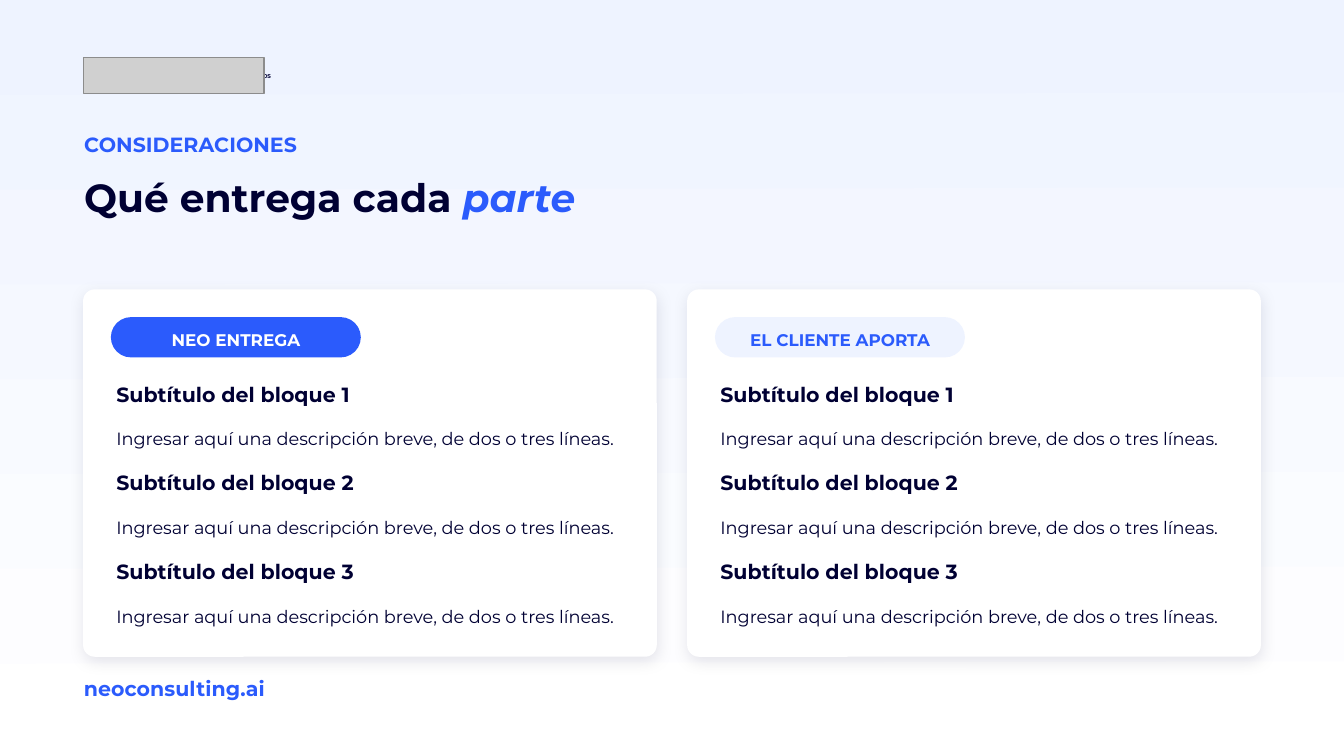
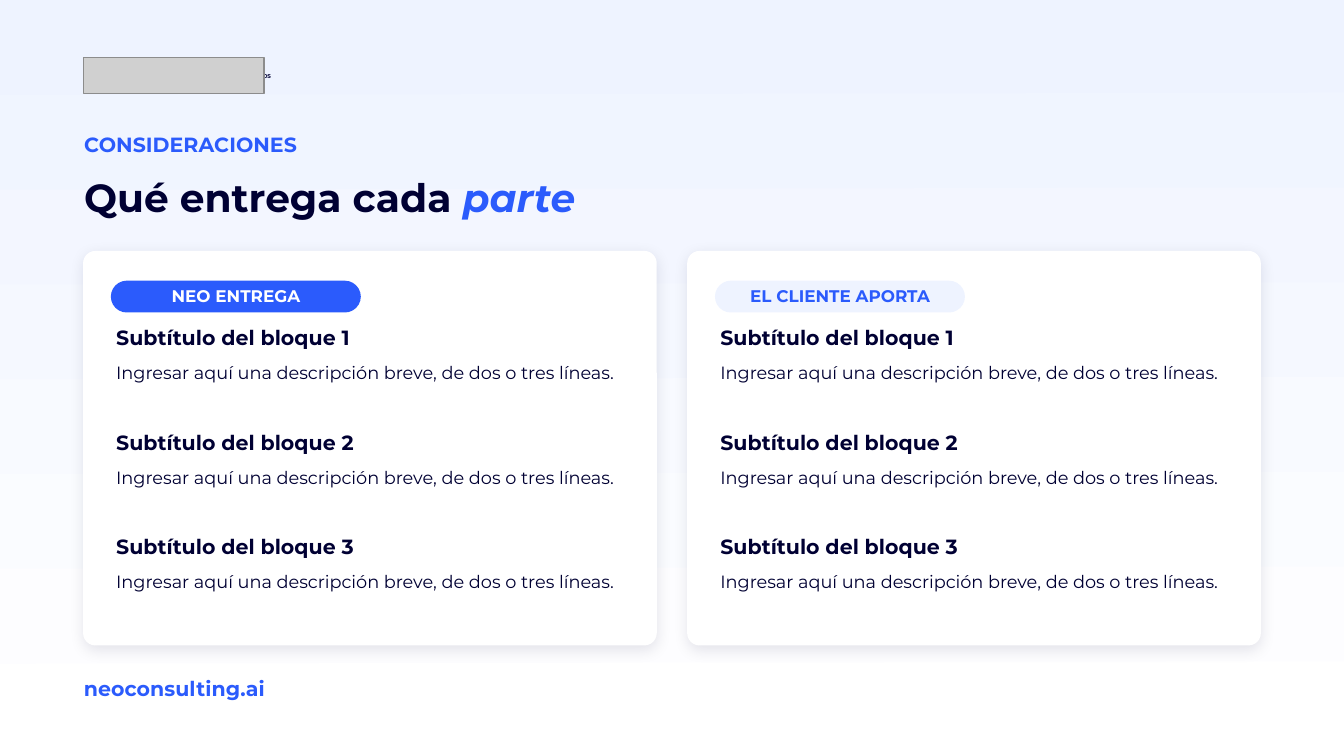
Before and after one commit to miguelchumacero/plantilla-base-deck, a slide deck: slide 27 of plantilla-base.pptx. Drawn at 1344x756 pixels with LibreOffice and Linux fonts; fonts in the diff are those of the drawing; grey boxes stand for pictures; background and template pictures are left out. Boxes give left, top, right and bottom in pixels: in the first picture for what was removed or moved away, otherwise in the second. Text is boxed around its words. In the diff, an @@ line names an element or a change of style, - is before the commit and + after.

```diff
--- a/plantilla-base.pptx
+++ b/plantilla-base.pptx
@@ rounded rectangle: place and size @@
-rounded rectangle at <box>83,290,655,656</box>
+rounded rectangle at <box>85,251,656,644</box>
@@ rounded rectangle: place and size @@
-rounded rectangle at <box>688,290,1259,656</box>
+rounded rectangle at <box>688,251,1259,644</box>
@@ text "NEO ENTREGA": place and size @@
-text "NEO ENTREGA" at <box>172,334,300,346</box>
+text "NEO ENTREGA" at <box>172,290,300,302</box>
@@ rounded rectangle: place and size @@
-rounded rectangle at <box>110,317,360,358</box>
+rounded rectangle at <box>112,281,362,313</box>
@@ text "EL CLIENTE APORTA": place and size @@
-text "EL CLIENTE APORTA" at <box>750,334,930,346</box>
+text "EL CLIENTE APORTA" at <box>750,290,930,302</box>
@@ rounded rectangle: place and size @@
-rounded rectangle at <box>715,317,965,358</box>
+rounded rectangle at <box>715,281,965,313</box>
@@ text "Subtítulo del bloque 1": place and size @@
-text "Subtítulo del bloque 1" at <box>116,386,350,406</box>
+text "Subtítulo del bloque 1" at <box>116,329,350,349</box>
@@ text "Subtítulo del bloque 1": place and size @@
-text "Subtítulo del bloque 1" at <box>720,386,954,406</box>
+text "Subtítulo del bloque 1" at <box>720,329,954,349</box>
@@ vertical alignment middle to top in 6 elements at <box>720,575,1218,592</box>, <box>116,575,614,592</box>, <box>720,471,1218,488</box>, <box>116,471,614,488</box>, <box>720,366,1218,383</box>, <box>116,366,614,383</box> @@
@@ text "Ingresar aquí una descripción breve, ...": place and size @@
-text "Ingresar aquí una descripción breve, ..." at <box>116,432,614,449</box>
+text "Ingresar aquí una descripción breve, ..." at <box>116,366,614,383</box>
@@ text "Ingresar aquí una descripción breve, ...": place and size @@
-text "Ingresar aquí una descripción breve, ..." at <box>720,432,1218,449</box>
+text "Ingresar aquí una descripción breve, ..." at <box>720,366,1218,383</box>
@@ text "Subtítulo del bloque 2": place and size @@
-text "Subtítulo del bloque 2" at <box>116,474,354,494</box>
+text "Subtítulo del bloque 2" at <box>116,434,354,454</box>
@@ text "Subtítulo del bloque 2": place and size @@
-text "Subtítulo del bloque 2" at <box>720,474,958,494</box>
+text "Subtítulo del bloque 2" at <box>720,434,958,454</box>
@@ text "Ingresar aquí una descripción breve, ...": place and size @@
-text "Ingresar aquí una descripción breve, ..." at <box>116,521,614,538</box>
+text "Ingresar aquí una descripción breve, ..." at <box>116,471,614,488</box>
@@ text "Ingresar aquí una descripción breve, ...": place and size @@
-text "Ingresar aquí una descripción breve, ..." at <box>720,521,1218,538</box>
+text "Ingresar aquí una descripción breve, ..." at <box>720,471,1218,488</box>
@@ text "Subtítulo del bloque 3": place and size @@
-text "Subtítulo del bloque 3" at <box>116,563,354,583</box>
+text "Subtítulo del bloque 3" at <box>116,538,354,558</box>
@@ text "Subtítulo del bloque 3": place and size @@
-text "Subtítulo del bloque 3" at <box>720,563,958,583</box>
+text "Subtítulo del bloque 3" at <box>720,538,958,558</box>
@@ text "Ingresar aquí una descripción breve, ...": place and size @@
-text "Ingresar aquí una descripción breve, ..." at <box>116,610,614,627</box>
+text "Ingresar aquí una descripción breve, ..." at <box>116,575,614,592</box>
@@ text "Ingresar aquí una descripción breve, ...": place and size @@
-text "Ingresar aquí una descripción breve, ..." at <box>720,610,1218,627</box>
+text "Ingresar aquí una descripción breve, ..." at <box>720,575,1218,592</box>
```
Also in this commit, not shown: 18 other slides changed.
